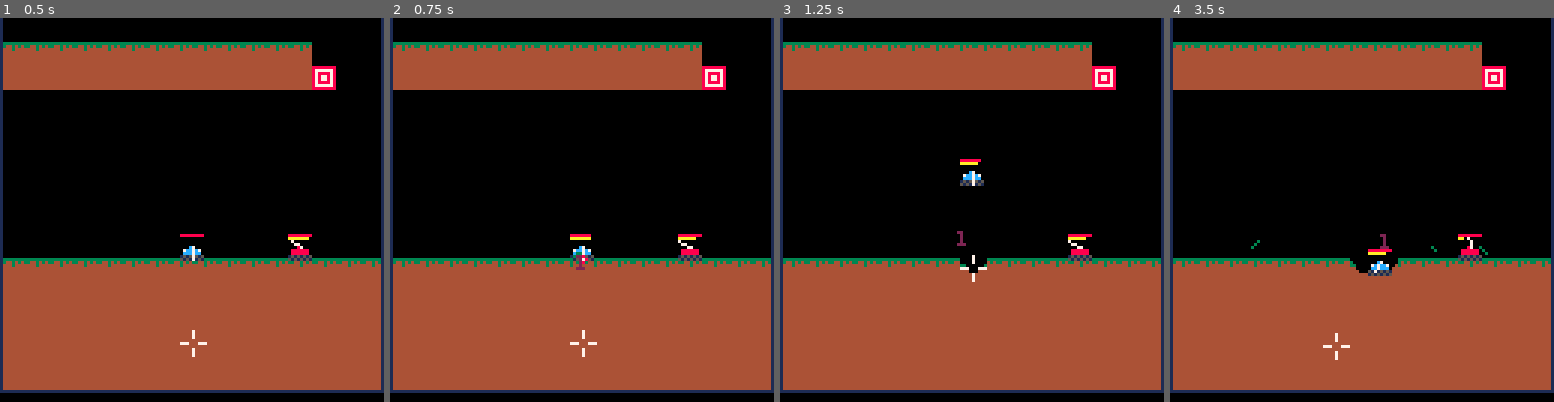
Above: before the commit, frames 1-4 (left to right).
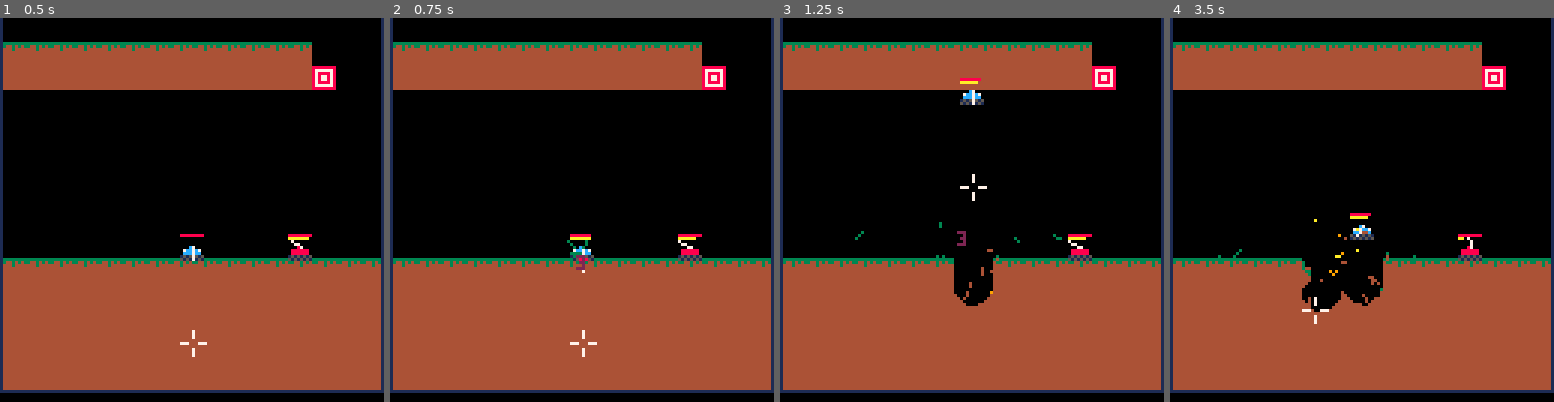
Above: after the commit, the same moments.

Repository: MarrMann/tanks.p8
Game: PICO-8 cartridge tanks.p8
Same seed, same stepped clock (60 frames per second), same inputs: the game is played once before the commit and once after it.
Inputs:
- Up to frame 1 (0.5 s): tap X (X key) at 0.33 s
- Up to frame 2 (0.75 s): tap O (Z key) at 0.7 s
- Up to frame 3 (1.25 s): tap X (X key) at 1.07 s
- Up to frame 4 (3.5 s): hold Right 1.6-2.1 s; tap O (Z key) every 0.4 s from 1.7 to 3.3 s; tap X (X key) at 1.85, 2.97 s; hold Up 2.15-2.42 s; hold Right 2.47-3.03 s; hold Left from 3.08 s (still down)

Frame 1 is identical in both runs. In frame 2, less than 0.1% of the frame differs, in the area x 46-52%, y 57-67%; in frame 3, 1.6%; in frame 4, 2.9%, in the area x 12-83%, y 50-90%.

Commit message:
fixed spread for basic shots

Diff:
--- a/tanks.p8
+++ b/tanks.p8
@@ -26,8 +26,9 @@
 		cd=60,
 		cur_cd=0,
 		shot = {
-			name = shot_types.split.name,
+			name = shot_types.basic.name,
 			modifiers = {
+				count = { stacks = 4 }
 			},
 			child = nil
 		}
@@ -493,7 +494,7 @@
 			init_r=1,
 			force=7,
 			count=1,
-			spread=0.2,
+			spread=0.1,
 			pow=1,
 			cd=60
 		},
@@ -512,22 +513,17 @@
 			local spread = s.stats.spread
 
 			for i=1,count do
-				local a = base_angle
-				local l_spread = spread
-
-				if count > 1 then
-					local t = (i - 1) / (count - 1)
-					l_spread = -spread * 0.5 + (i - 1) * (spread / (count - 1))
-				end
-
-				local xv = cos(a) * speed + l_spread
-				local yv = sin(a) * speed + l_spread
+				local vel = pow_spread(base_angle,speed,spread,count,i)
+				local xv = vel.x
+				local yv = vel.y
 				if i == 1 then
 					s.xvel = xv
 					s.yvel = yv
 				else
 					local stat_copy = copy_table(s.stats)
+					-- avoid changing new shots
 					stat_copy.count = 0
+					stat_copy.spread = 0
 					stat_copy.pow = 1
 
 					shoot_w_stats(s.x, s.y, xv, yv, s.id, s.node, stat_copy)
@@ -594,6 +590,21 @@
 		end
 	}
 }
+
+function pow_spread(base_angle, base_speed, spread, total_count, cur_count)
+	local a = base_angle
+	local sp = spread
+
+	if total_count > 1 then
+		local t = (cur_count - 1) / (total_count - 1)
+		sp = -spread * 0.5 + (cur_count - 1) * (spread / (total_count - 1))
+	end
+
+	local powspread = 1 + sp
+	local xv = cos(a) * base_speed * powspread
+	local yv = sin(a) * base_speed * powspread
+	return {x=xv,y=yv}
+end
 
 function generate_shot(name, modifiers, children)
 	return {
@@ -1422,11 +1433,8 @@
 ---limit jumps to 1-3 per room
 ---upgrades can affect jumps
 
--- currently working on: shooting bugs
---when shooting multiple basic
----shots, the angles seem kind of
----wrong. easily visualized by
----setting shot count to 5
+-- currently working on: angle logic
+--cleanup angle logic
 --terrain still seems to flip if
 ---multiple shots hit the same area
 --how do we ensure the correct
